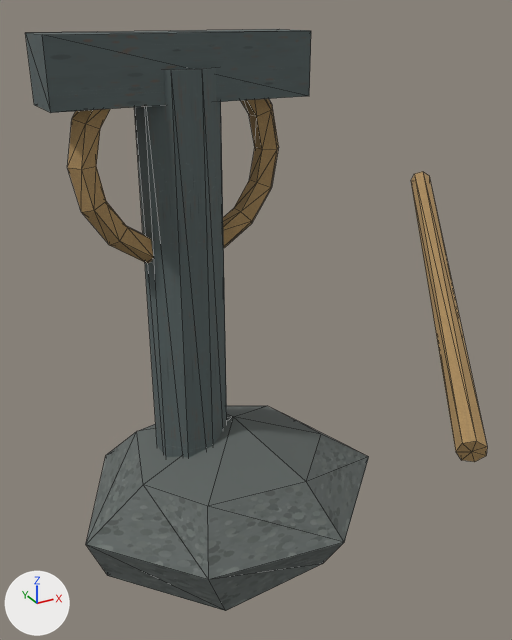
One commit to the OBJ model Assets/ProjectOEN/ProductionArt/Meshes/props_tools/pr-019_anchor_point_peg__active.obj: the scene before it, then after it.
Rendered twice from a camera (50 mm lens) standing at (-0.363, -0.863, 0.766) and looking at (0.084, -0.05, 0.359). Arrows for +X, +Y and +Z are at lower left; the lights stay in place. The older version comes first. Mesh edges are drawn as thin lines. Where no turn or scale is listed for an object, it has been applied to the vertices. Vertices at exactly the same position are counted once.

Names of what the first picture shows: 'pr-019_anchor_point_peg__active'.
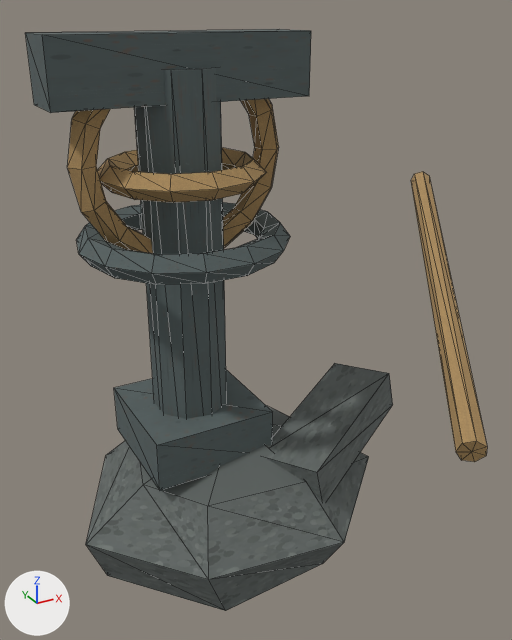
Pixel boxes (x1, y1, x2, y2) of what changed, in the pictures (512 x 640 px):
part 1 of me_pr_019_anchor_point_peg__active, added
    after: (114, 370, 273, 491)
part 2 of me_pr_019_anchor_point_peg__active, added
    after: (76, 202, 290, 285)
part 3 of me_pr_019_anchor_point_peg__active, added (brown)
    after: (98, 148, 266, 203)
part 4 of me_pr_019_anchor_point_peg__active, added
    after: (265, 363, 393, 501)

The edits, one by one:
me_pr_019_anchor_point_peg__active is used by ob_pr_019_anchor_point_peg__active; location (0.0, 0.0, 0.0).
Verts and faces of me_pr_019_anchor_point_peg__active; kept vertices keep their numbers, new ones are numbered from 147.
me_pr_019_anchor_point_peg__active had 147 vertices, 278 faces and spanned x -0.191..0.572, y -0.394..0.178, z -0.02..0.74.
me_pr_019_anchor_point_peg__active now has 281 vertices, 538 faces and spans x -0.191..0.572, y -0.394..0.178, z -0.02..0.74.
me_pr_019_anchor_point_peg__active part 1: a new loose piece, a box spanning x -0.09..0.09, y -0.09..0.09, z 0.153..0.228, in mat_metal (picture img_metal_albedo_png).
me_pr_019_anchor_point_peg__active part 2: a new loose piece of 70 vertices spanning x -0.145..0.145, y -0.141..0.141, z 0.461..0.499, in mat_metal (picture img_metal_albedo_png).
me_pr_019_anchor_point_peg__active part 3: a new loose piece of 48 vertices spanning x -0.112..0.112, y -0.112..0.112, z 0.553..0.587, in mat_rope (picture img_rope_albedo_png).
Part 4, on me_pr_019_anchor_point_peg__active:
New vertex 147 is at (0.076, -0.095, 0.1).
New vertex 148 is at (0.062, -0.095, 0.164).
New vertex 149 is at (0.122, -0.183, 0.11).
New vertex 150 is at (0.108, -0.183, 0.174), pixel (317, 472).
New vertices 151 to 154 stand at vertices 147 to 150, in that order, plus (0.216, 0.118, 0.046).
New faces: (147, 151, 152), (147, 152, 148), (149, 150, 153), (150, 154, 153), (147, 148, 149), (148, 150, 149) (mat_stone (picture img_stone_albedo_png)).
New faces: (151, 153, 154), (151, 154, 152), (148, 152, 154), (148, 154, 150), (149, 153, 151), (147, 149, 151) (mat_stone (picture img_stone_albedo_png)).
